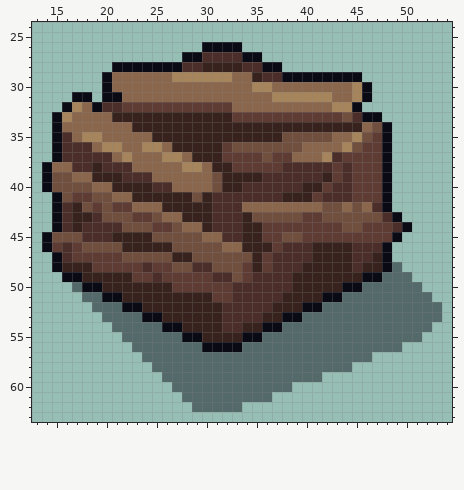
File history of a pixel-art file, Assets/Sprites/Obstacles/generic_collectable.aseprite. The picture above was drawn from the file before the commit.
64x64 pixels, 1 frame. Shown: x 13..54, y 24..63.
Once edited:
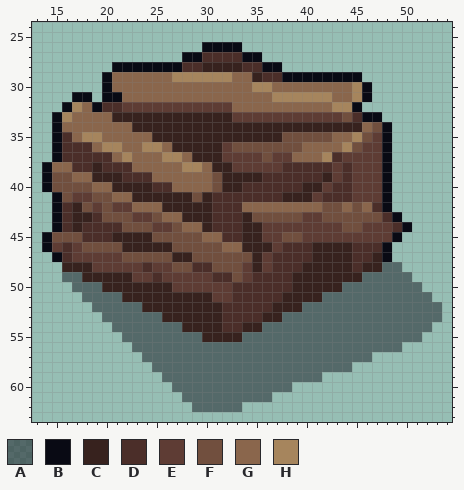
Palette (. is transparent): A #090a1478  B #090a14  C #37221e  D #4b2e29  E #5e3c34  F #714f3e  G #8a664c  H #a6855d
The edit:
{"where": "layer \"box\""}
{"y":48,"x":15,"old":"B","new":"."}
{"y":48,"x":48,"old":"B","new":"A"}
{"y":49,"x":16,"old":"BB","new":"AA"}
{"y":49,"x":46,"old":"BB","new":"AA"}
{"y":50,"x":18,"old":"BB","new":"AA"}
{"y":50,"x":44,"old":"BB","new":"AA"}
{"y":51,"x":20,"old":"BB","new":"AA"}
{"y":51,"x":42,"old":"BB","new":"AA"}
{"y":52,"x":22,"old":"BB","new":"AA"}
{"y":52,"x":40,"old":"BB","new":"AA"}
{"y":53,"x":24,"old":"BB","new":"AA"}
{"y":53,"x":38,"old":"BB","new":"AA"}
{"y":54,"x":26,"old":"BB","new":"AA"}
{"y":54,"x":36,"old":"BB","new":"AA"}
{"y":55,"x":28,"old":"BB","new":"AA"}
{"y":55,"x":34,"old":"BB","new":"AA"}
{"y":56,"x":30,"old":"BBBB","new":"AAAA"}
{"label":"changed","picture_box":[52,262,392,352]}
